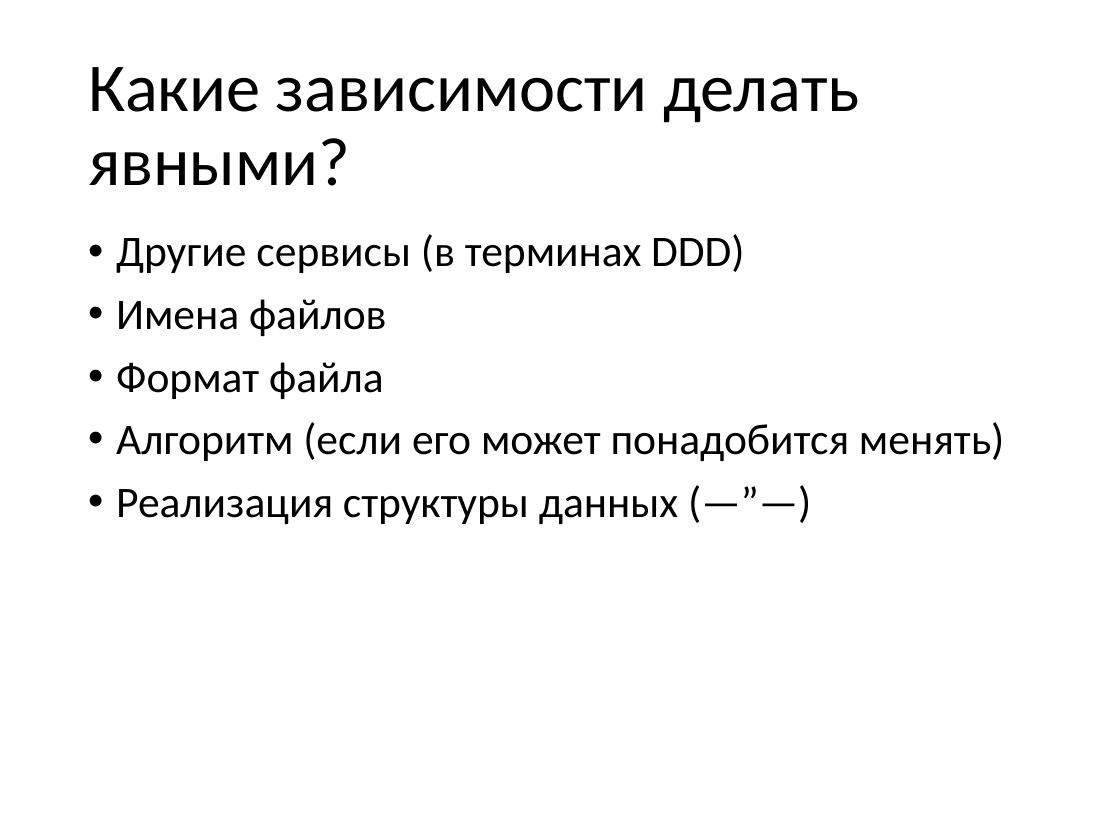
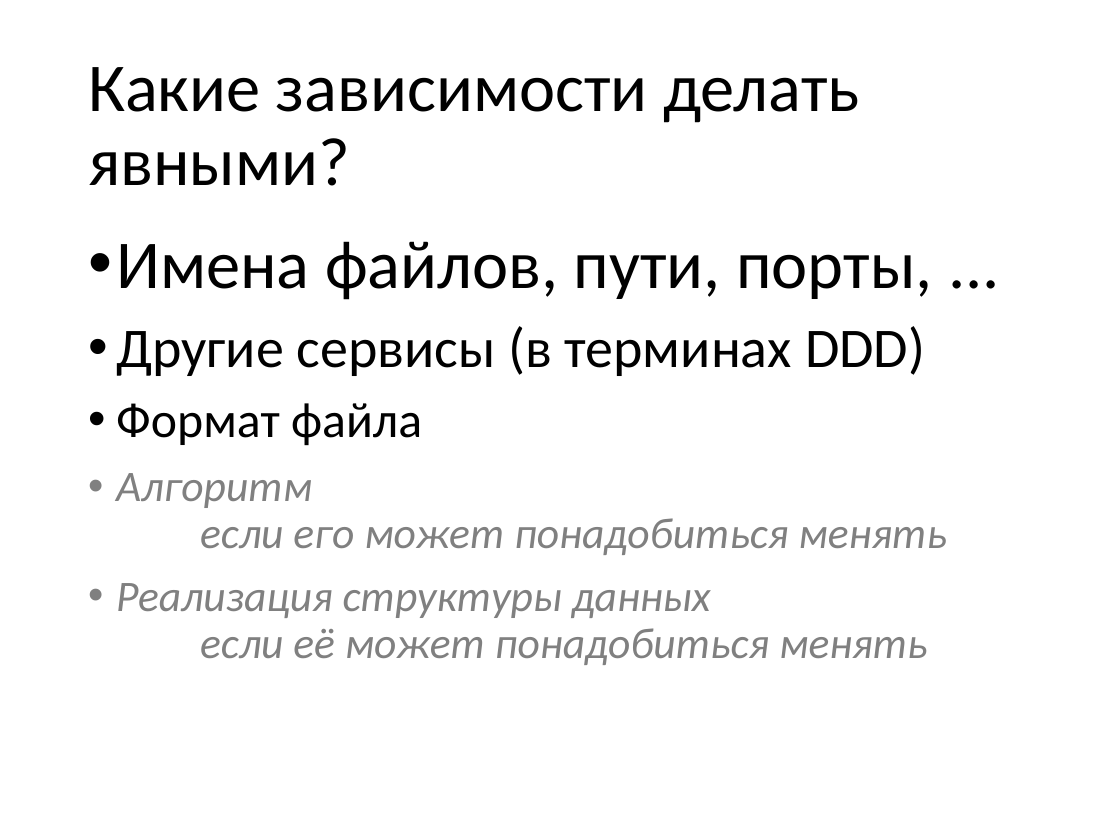
Before and after one commit to valertron/design, a slide deck: slide 71 of Design.pptx (slide 66 before the commit). Drawn at 1120x840 pixels with LibreOffice and Linux fonts; fonts in the diff are those of the drawing. Boxes give left, top, right and bottom in pixels: in the first picture for what was removed or moved away, otherwise in the second. Text is boxed around its words. In the diff, an @@ line names an element or a change of style, - is before the commit and + after.

```diff
--- a/Design.pptx
+++ b/Design.pptx
@@ text at (116, 241, 933, 300): paragraph added @@
+• Имена файлов, пути, порты, ...
@@ text at (116, 299, 387, 336): paragraph removed @@
-• Имена файлов
@@ text at (116, 326, 925, 446): size 28 to 36 pt in "Другие сервисы (в терминах DDD)"; size 28 to 32 pt in "Формат файла" @@
@@ text at (116, 473, 946, 665): text changed; text colour #000000 to #808080; italic on @@
-• Алгоритм (если его может понадобится менять)
-• Реализация структуры данных (—”—)
+• Алгоритм
+  если его может понадобиться менять
+• Реализация структуры данных
+  если её может понадобиться менять
```
Also in this commit, not shown: 17 other slides changed, 19 slides added, 2 slides removed, 1 other file.
